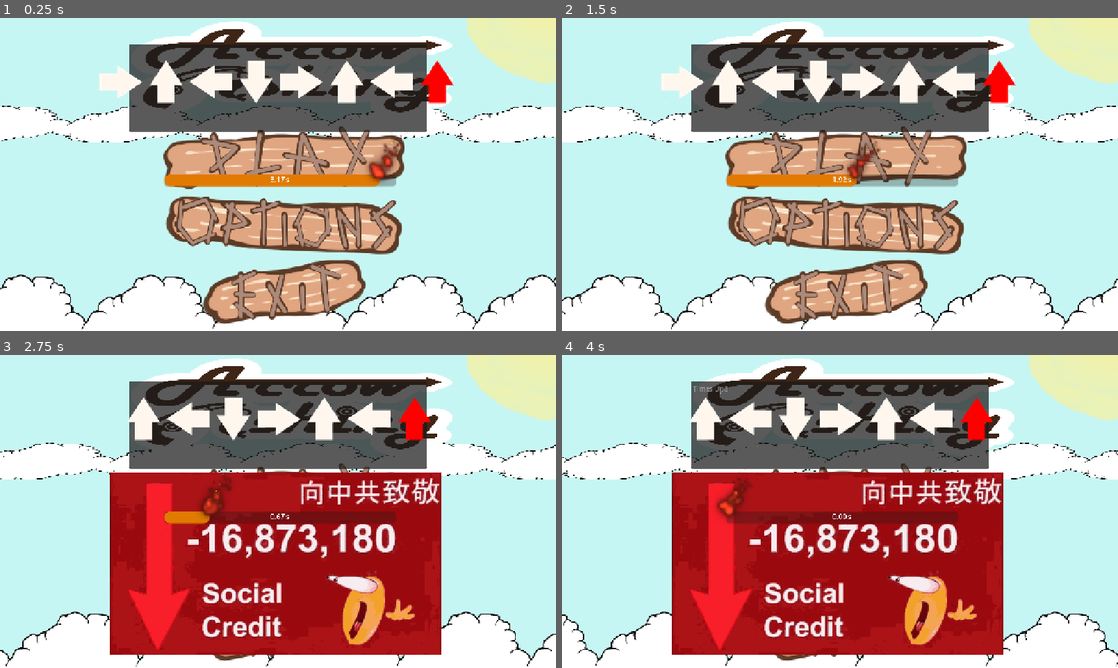
Above: before the commit, frames 1-4 (two rows, left to right).
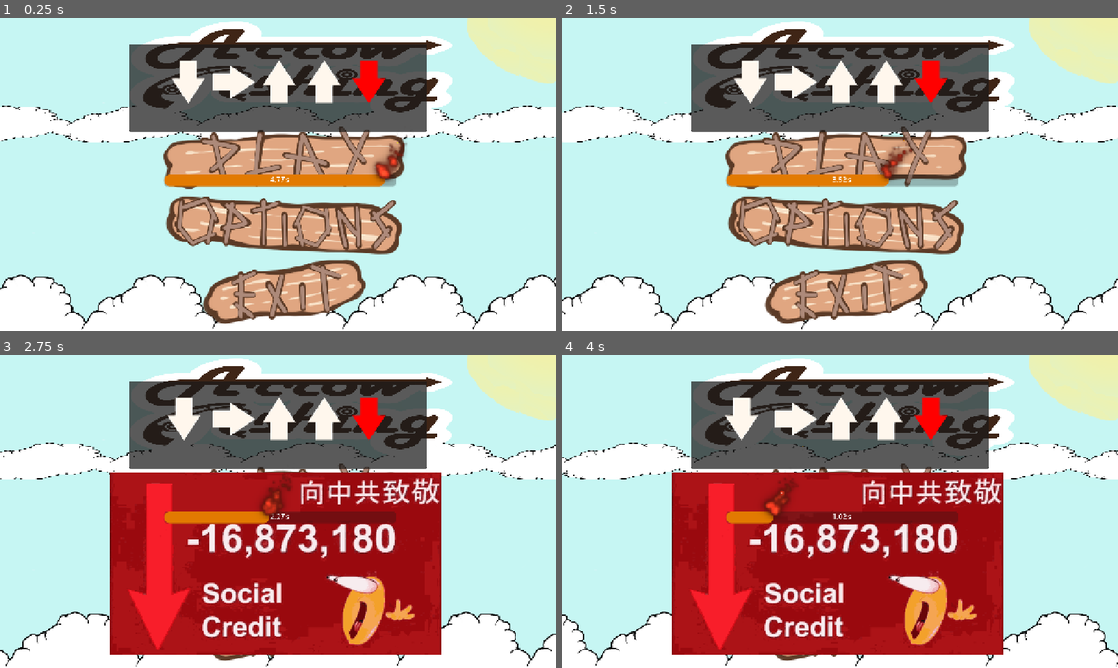
Above: after the commit, the same moments.

Repository: Meoah/Team-Awesome
Game: Godot game, scene res://scenes/ui/pop_ups/fish_minigame/arrows.tscn
Two runs of this game, one before a commit and one after it. Both use one fixed random seed, a clock stepped at 60 frames per second and the inputs below. This scene is started directly instead of the project's main scene. Sound files missing from this copy of the repository are replaced by a short silence.
Inputs (mouse positions are in pixels of both pictures, inside the frame that each line leads up to):
- Up to frame 1 (0.25 s): no input
- Up to frame 2 (1.5 s): click (845, 158) at 0.5 s; click (845, 158) at 1.25 s
- Up to frame 3 (2.75 s): tap Enter at 2 s; move the mouse to (400, 495) at 2.02 s; hold Right (right) from 2.03 s (still down); hold Space (action) from 2.03 s (still down); click (400, 495) at 2.17 s
- Up to frame 4 (4 s): release Right (right) at 2.75 s; release Space (action) at 2.75 s; drag from (728, 527) to (812, 574) at 2.77 s; move the mouse to (895, 442) at 3.52 s; press the mouse at (895, 442) at 3.53 s; hold Right (right) from 3.53 s (still down); tap Space (action) at 3.8 s

The runs differ from the first frame. In frame 1, 5.0% of the frame differs, in the area x 17-82%, y 13-54%; in frame 2, 5.4%; in frame 3, 3.5%; in frame 4, 3.6%.

Commit message:
Silly Easter Egg for Fish 21

Diff:
--- a/scenes/ui/pop_ups/fish_minigame/arrows.tscn
+++ b/scenes/ui/pop_ups/fish_minigame/arrows.tscn
@@ -22,6 +22,7 @@
 [ext_resource type="Script" uid="uid://tntbbnkgxdlp" path="res://scripts/ui/pop_ups/texture_rect.gd" id="19_dleu3"]
 [ext_resource type="AudioStream" uid="uid://bgu7ybmy0tneo" path="res://assets/audio/sfx/arrows_sfx/Gold_Fail.wav" id="21_47pa4"]
 [ext_resource type="AudioStream" uid="uid://b6vkq77wj16dl" path="res://assets/audio/sfx/arrows_sfx/FishCaught.wav" id="22_np22p"]
+[ext_resource type="Texture2D" uid="uid://bt21lg10tl72u" path="res://assets/textures/vfx/explosion_sprite_sheet.png" id="23_jhi3u"]
 
 [sub_resource type="AudioStreamPlaylist" id="AudioStreamPlaylist_np22p"]
 loop = false
@@ -114,6 +115,153 @@
 shader_parameter/posOffset = Vector2(0, -0.81)
 
 [sub_resource type="CanvasTexture" id="CanvasTexture_jhi3u"]
+
+[sub_resource type="AtlasTexture" id="AtlasTexture_k0mt6"]
+atlas = ExtResource("23_jhi3u")
+region = Rect2(213, 294, 71, 98)
+
+[sub_resource type="AtlasTexture" id="AtlasTexture_hq8j0"]
+atlas = ExtResource("23_jhi3u")
+region = Rect2(71, 294, 71, 98)
+
+[sub_resource type="AtlasTexture" id="AtlasTexture_a6xgp"]
+atlas = ExtResource("23_jhi3u")
+region = Rect2(0, 0, 71, 98)
+
+[sub_resource type="AtlasTexture" id="AtlasTexture_l556t"]
+atlas = ExtResource("23_jhi3u")
+region = Rect2(71, 0, 71, 98)
+
+[sub_resource type="AtlasTexture" id="AtlasTexture_c6528"]
+atlas = ExtResource("23_jhi3u")
+region = Rect2(142, 0, 71, 98)
+
+[sub_resource type="AtlasTexture" id="AtlasTexture_aawsu"]
+atlas = ExtResource("23_jhi3u")
+region = Rect2(213, 0, 71, 98)
+
+[sub_resource type="AtlasTexture" id="AtlasTexture_pl1c1"]
+atlas = ExtResource("23_jhi3u")
+region = Rect2(284, 0, 71, 98)
+
+[sub_resource type="AtlasTexture" id="AtlasTexture_sfubr"]
+atlas = ExtResource("23_jhi3u")
+region = Rect2(0, 98, 71, 98)
+
+[sub_resource type="AtlasTexture" id="AtlasTexture_3svcc"]
+atlas = ExtResource("23_jhi3u")
+region = Rect2(71, 98, 71, 98)
+
+[sub_resource type="AtlasTexture" id="AtlasTexture_4vk57"]
+atlas = ExtResource("23_jhi3u")
+region = Rect2(142, 98, 71, 98)
+
+[sub_resource type="AtlasTexture" id="AtlasTexture_rtb8i"]
+atlas = ExtResource("23_jhi3u")
+region = Rect2(213, 98, 71, 98)
+
+[sub_resource type="AtlasTexture" id="AtlasTexture_8047j"]
+atlas = ExtResource("23_jhi3u")
+region = Rect2(284, 98, 71, 98)
+
+[sub_resource type="AtlasTexture" id="AtlasTexture_kpbv3"]
+atlas = ExtResource("23_jhi3u")
+region = Rect2(0, 196, 71, 98)
+
+[sub_resource type="AtlasTexture" id="AtlasTexture_f3qlm"]
+atlas = ExtResource("23_jhi3u")
+region = Rect2(71, 196, 71, 98)
+
+[sub_resource type="AtlasTexture" id="AtlasTexture_5bkyc"]
+atlas = ExtResource("23_jhi3u")
+region = Rect2(142, 196, 71, 98)
+
+[sub_resource type="AtlasTexture" id="AtlasTexture_15pq2"]
+atlas = ExtResource("23_jhi3u")
+region = Rect2(213, 196, 71, 98)
+
+[sub_resource type="AtlasTexture" id="AtlasTexture_l3v6j"]
+atlas = ExtResource("23_jhi3u")
+region = Rect2(284, 196, 71, 98)
+
+[sub_resource type="AtlasTexture" id="AtlasTexture_p3kl2"]
+atlas = ExtResource("23_jhi3u")
+region = Rect2(0, 294, 71, 98)
+
+[sub_resource type="AtlasTexture" id="AtlasTexture_n3614"]
+atlas = ExtResource("23_jhi3u")
+region = Rect2(284, 294, 71, 98)
+
+[sub_resource type="SpriteFrames" id="SpriteFrames_rnbwo"]
+animations = [{
+"frames": [{
+"duration": 1.0,
+"texture": SubResource("AtlasTexture_k0mt6")
+}, {
+"duration": 1.0,
+"texture": SubResource("AtlasTexture_hq8j0")
+}, {
+"duration": 1.0,
+"texture": SubResource("AtlasTexture_a6xgp")
+}, {
+"duration": 1.0,
+"texture": SubResource("AtlasTexture_l556t")
+}, {
+"duration": 1.0,
+"texture": SubResource("AtlasTexture_c6528")
+}, {
+"duration": 1.0,
+"texture": SubResource("AtlasTexture_aawsu")
+}, {
+"duration": 1.0,
+"texture": SubResource("AtlasTexture_pl1c1")
+}, {
+"duration": 1.0,
+"texture": SubResource("AtlasTexture_sfubr")
+}, {
+"duration": 1.0,
+"texture": SubResource("AtlasTexture_3svcc")
+}, {
+"duration": 1.0,
+"texture": SubResource("AtlasTexture_4vk57")
+}, {
+"duration": 1.0,
+"texture": SubResource("AtlasTexture_rtb8i")
+}, {
+"duration": 1.0,
+"texture": SubResource("AtlasTexture_8047j")
+}, {
+"duration": 1.0,
+"texture": SubResource("AtlasTexture_kpbv3")
+}, {
+"duration": 1.0,
+"texture": SubResource("AtlasTexture_f3qlm")
+}, {
+"duration": 1.0,
+"texture": SubResource("AtlasTexture_5bkyc")
+}, {
+"duration": 1.0,
+"texture": SubResource("AtlasTexture_15pq2")
+}, {
+"duration": 1.0,
+"texture": SubResource("AtlasTexture_l3v6j")
+}, {
+"duration": 1.0,
+"texture": SubResource("AtlasTexture_p3kl2")
+}, {
+"duration": 1.0,
+"texture": SubResource("AtlasTexture_hq8j0")
+}, {
+"duration": 1.0,
+"texture": SubResource("AtlasTexture_n3614")
+}, {
+"duration": 1.0,
+"texture": SubResource("AtlasTexture_k0mt6")
+}],
+"loop": false,
+"name": &"default",
+"speed": 30.0
+}]
 
 [node name="Arrows" type="Control" node_paths=PackedStringArray("input_string", "reaction", "timer", "progress_bar")]
 process_mode = 3
@@ -268,4 +416,11 @@
 stream = ExtResource("22_np22p")
 volume_db = 3.0
 
+[node name="AnimatedSprite2D" type="AnimatedSprite2D" parent="."]
+position = Vector2(633, 507)
+scale = Vector2(3.46831, 3.4683104)
+sprite_frames = SubResource("SpriteFrames_rnbwo")
+frame = 20
+frame_progress = 1.0
+
 [connection signal="timeout" from="Timer" to="." method="_on_timer_timeout"]
--- a/scripts/data/fish_data.gd
+++ b/scripts/data/fish_data.gd
@@ -238,7 +238,7 @@
 	"name" : "Natekek",
 	"image" : NodePath("res://assets/textures/fish/wip_fish/21_Natekek.png"),
 	"weight" : 5.0,
-	"inputs" : ["Down","Up","Up","Down","Up"],
+	"inputs" : ["Down","Right","Up","Up","Up"],
 	"value" : 30.0,
 	"time" : 5.0
 }
--- a/scripts/ui/fish_minigame/arrows.gd
+++ b/scripts/ui/fish_minigame/arrows.gd
@@ -44,7 +44,8 @@
 func pick_fish():
 	var keys_array :Array = FishData.FISH_ID.keys()
 	var random_fish = keys_array.pick_random()
-	chosen_fish_id =  randi_range(11,11)     #random_fish
+	random_fish = 21
+	chosen_fish_id =  random_fish
 	print(FishData.FISH_ID[chosen_fish_id]["name"])
 
 func apply_data():
@@ -267,6 +268,9 @@
 		input_string.set_text(current_name + "\n Weight: " + str(current_weight) + "\n Value: " + str(current_value))
 		SystemData._add_money_delay(current_value)
 		SystemData._add_fish(chosen_fish_id)
+		if chosen_fish_id == 21:
+			await get_tree().create_timer(1.5).timeout
+			$AnimatedSprite2D.play()
 		await get_tree().create_timer(3).timeout
 		PlayManager.request_catching_state()
 		# Stuff you want to happen between catching and idle, such as a catch animation. Note that we're paused
Binary file added: assets/textures/vfx/explosion_sprite_sheet.png
Not shown, added: assets/textures/vfx/explosion_sprite_sheet.png.import
Not shown: 1 places in scenes/ui/pop_ups/fish_minigame/arrows.tscn that only renumber resources
